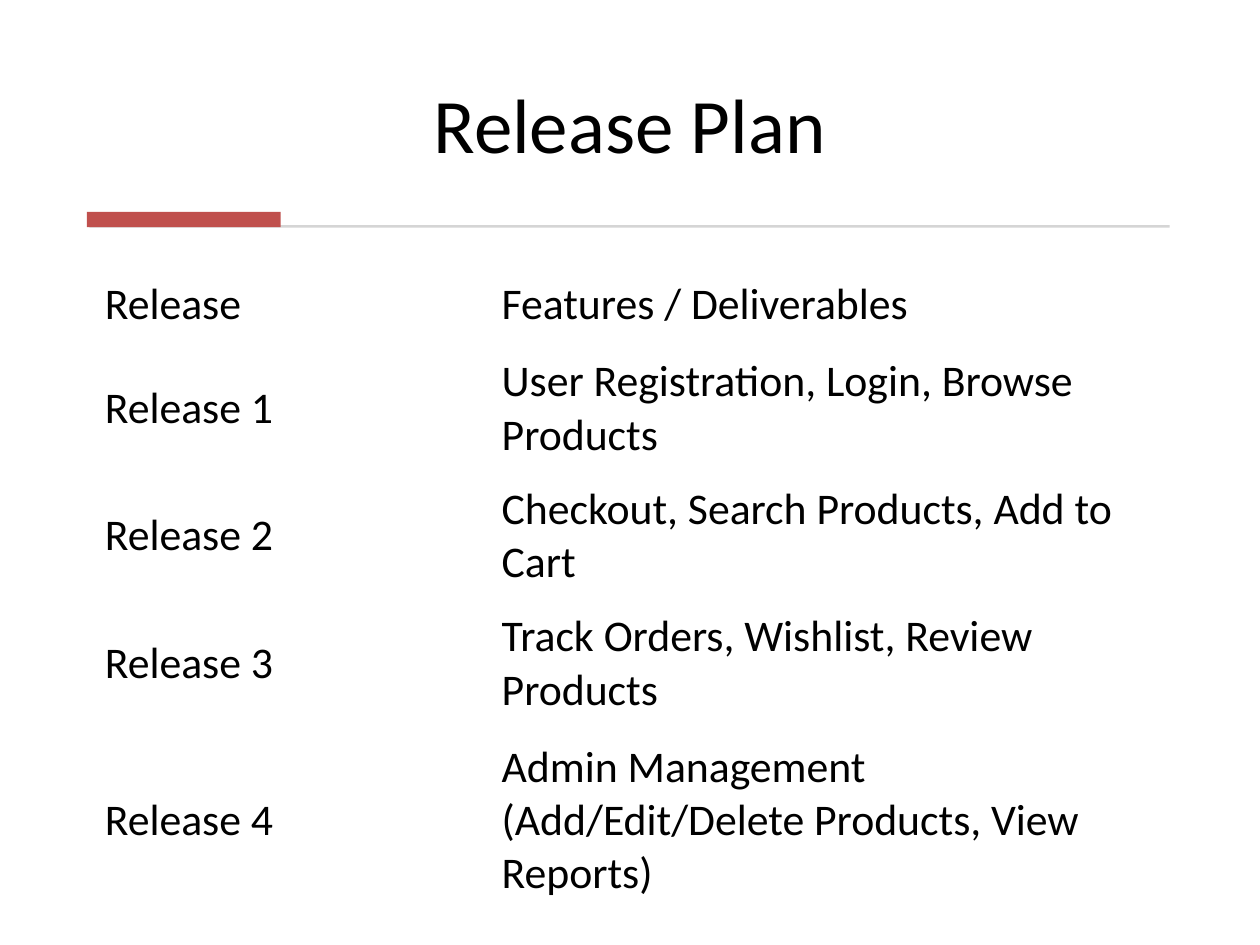
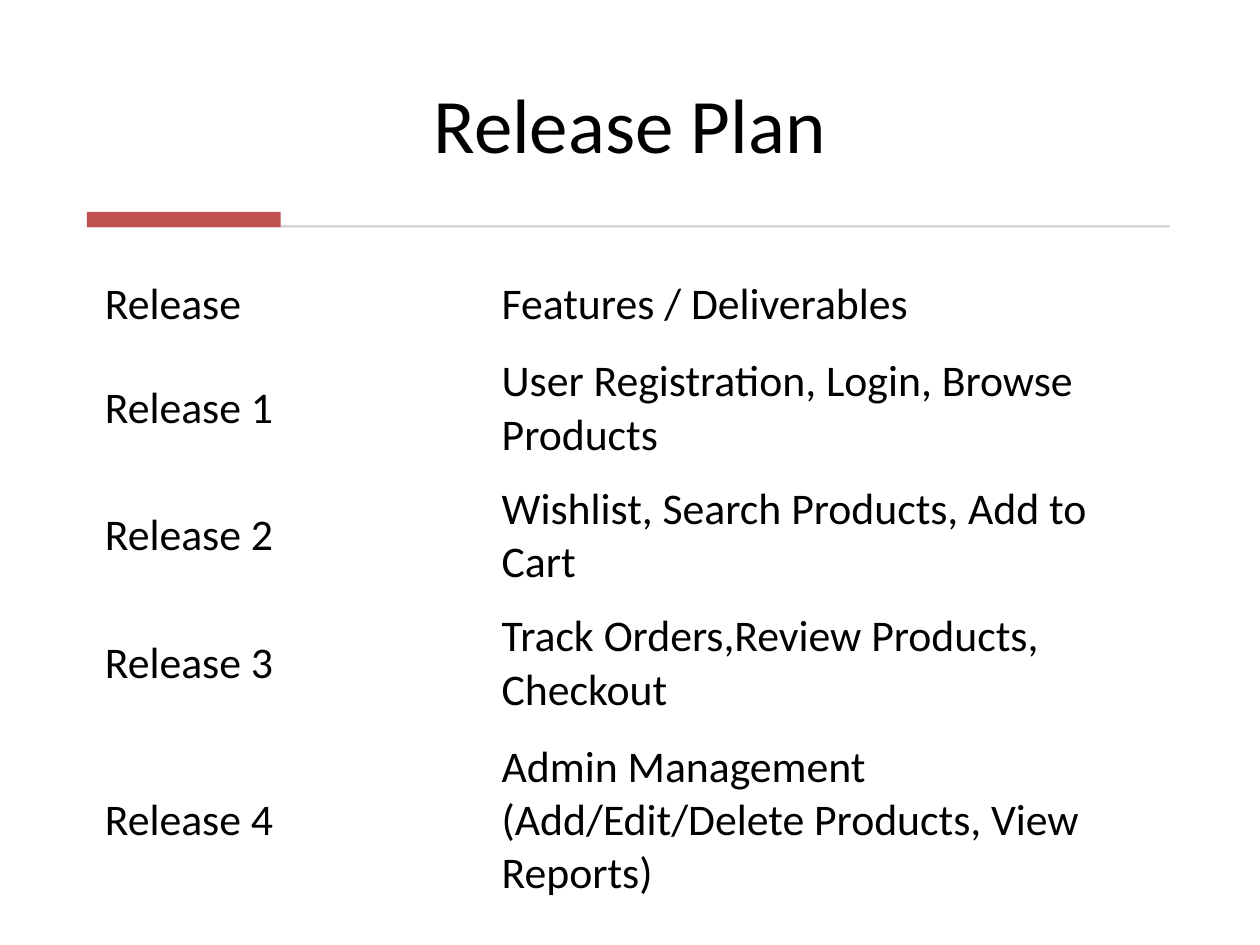
Before and after one commit to AmrKhaled77/IS-project-, a slide deck: slide 40 of for submation/sprint 1 +Backlog/Sprint1_Deliverables_Template.pptx. Drawn at 1260x945 pixels with LibreOffice and Linux fonts; fonts in the diff are those of the drawing. Boxes give left, top, right and bottom in pixels: in the first picture for what was removed or moved away, otherwise in the second. Text is boxed around its words. In the diff, an @@ line names an element or a change of style, - is before the commit and + after.

Commit message:
change Release Plan

```diff
--- a/for submation/sprint 1 +Backlog/Sprint1_Deliverables_Template.pptx
+++ b/for submation/sprint 1 +Backlog/Sprint1_Deliverables_Template.pptx
@@ table at bbox=[87, 266, 1173, 911] @@
-row 3, column 2: Checkout, Search Products, Add to Cart
+row 3, column 2: Wishlist, Search Products, Add to Cart
-row 4, column 2: Track Orders, Wishlist, Review Products
+row 4, column 2: Track Orders,Review Products, Checkout
```
